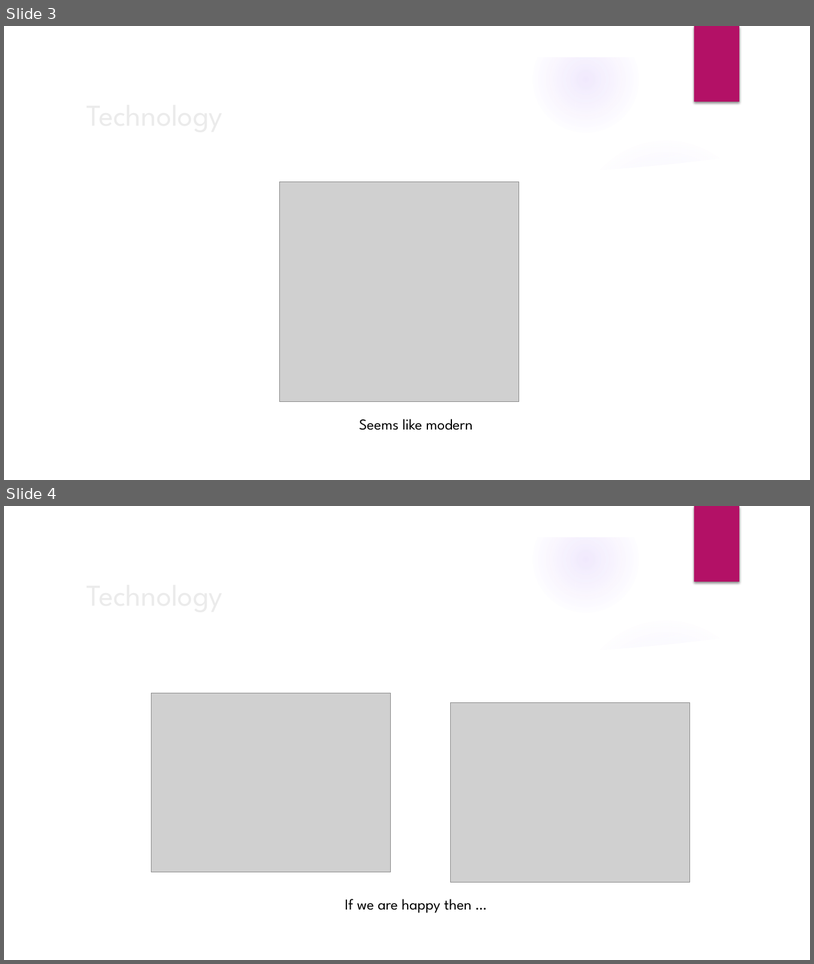
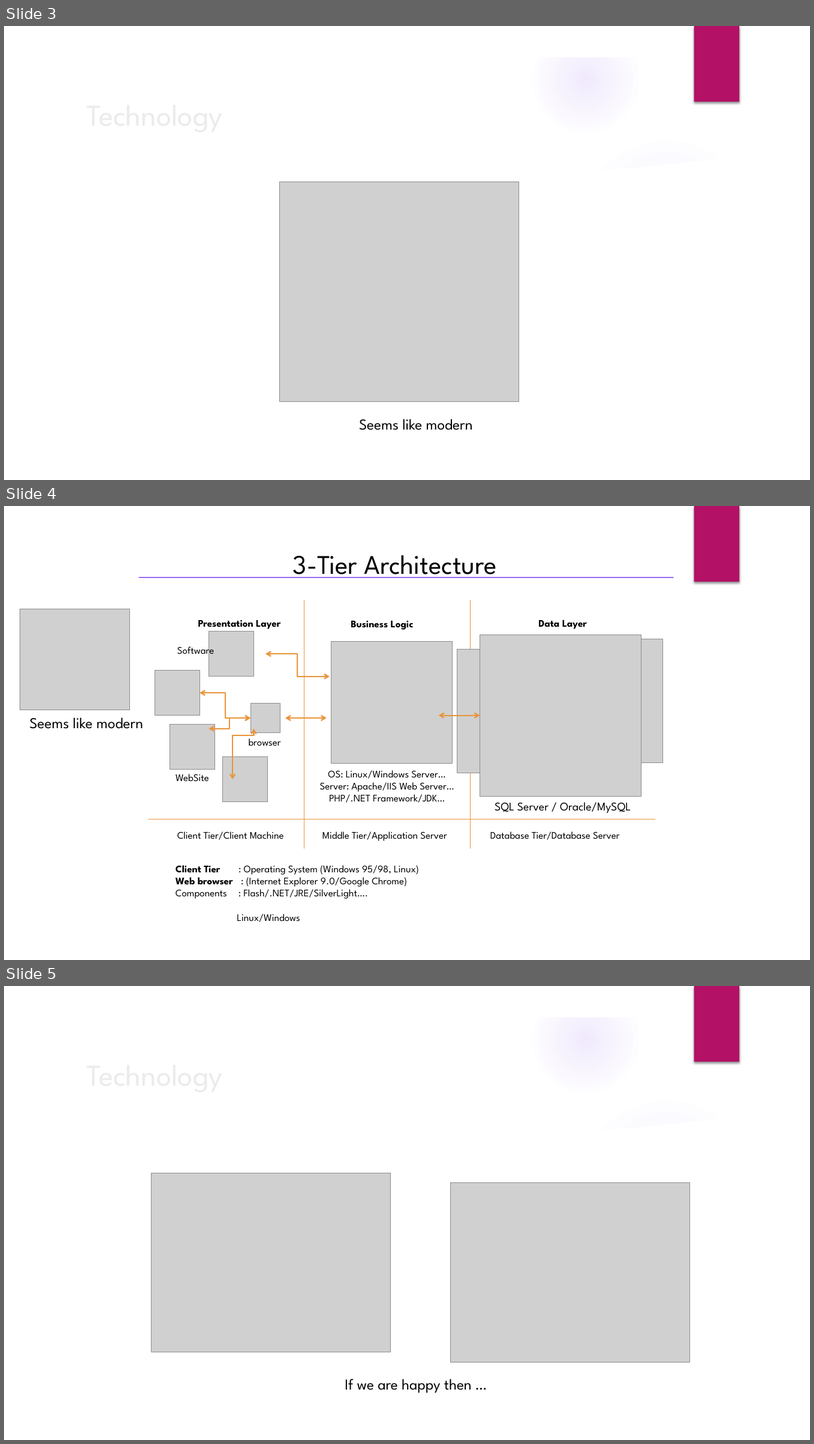
Before and after one commit to accorddeveloper/ASP.NET-MVC-Bootstrapper-Installed-Example, a slide deck: Presentation.pptx. Shown one above the other, each under a label of ours: slides 3 and 4 before the commit, slides 3, 4 and 5 after it. The pictures are 814x964 and 814x1444 pixels, drawn with LibreOffice and Linux fonts; fonts in the diff are those of the drawing; grey boxes stand for pictures; background and template pictures are left out. Boxes give left, top, right and bottom in pixels: in the first picture for what was removed or moved away, otherwise in the second. Text is boxed around its words. In the diff, an @@ line names an element or a change of style, - is before the commit and + after.

```diff
--- a/Presentation.pptx
+++ b/Presentation.pptx
@@ slide 4 added at bbox=[4, 506, 810, 960], background #FFFFFF; not listed: 1 template element that a slide beside it also shows @@
@@ text added at bbox=[293, 555, 497, 578], 32 pt, text #000000 @@
+3-Tier Architecture
@@ line added from (140, 577) to (674, 577), #9B6BF2 1.5 pt @@
@@ picture added at bbox=[20, 609, 130, 710] @@
@@ text added at bbox=[351, 621, 414, 630], 12 pt, text #000000, bold @@
+Business Logic
@@ group added at bbox=[457, 620, 642, 813]: 2 pictures, 2 texts @@
+SQL Server / Oracle/MySQL
+Data Layer
@@ picture added at bbox=[331, 642, 453, 763] @@
@@ picture added at bbox=[539, 639, 663, 763] @@
@@ elbow double arrow added from (329, 676) to (266, 654), #E9943A 1.5 pt @@
@@ text added at bbox=[30, 717, 143, 729], 18 pt, text #000000 @@
+Seems like modern
@@ double arrow added from (285, 718) to (326, 718), #E9943A 1.5 pt @@
@@ double arrow added from (439, 715) to (480, 715), #E9943A 1.5 pt @@
@@ group added at bbox=[155, 620, 281, 802]: 5 pictures, 4 texts, 3 elbow double arrows @@
+Presentation Layer
+browser
+Software
+WebSite
@@ text added at bbox=[320, 770, 454, 802], 12 pt, text #000000 @@
+OS: Linux/Windows Server…
+Server: Apache/IIS Web Server…
+PHP/.NET Framework/JDK…
@@ group added at bbox=[147, 600, 656, 849]: 3 lines, 3 texts, 1 rounded rectangle @@
+Database Tier/Database Server
+Middle Tier/Application Server
+Client Tier/Client Machine
@@ text added at bbox=[176, 865, 419, 898], 12 pt, text #000000 @@
+Client Tier : Operating System (Windows 95/98, Linux)
+Web browser : (Internet Explorer 9.0/Google Chrome)
+Components : Flash/.NET/JRE/SilverLight….
@@ text added at bbox=[237, 913, 300, 936], 12 pt, text #FFFFFF @@
+Middle Tier: Linux/Windows operating system
+Apache/IIS Web Server
+Scripting Engine PHP,ASP etc…
@@ what was slide 4 is now slide 5 @@
```
Also in this commit, not shown: 8 slides changed, 10 other slides added, 2 slides removed, 1 other file.
